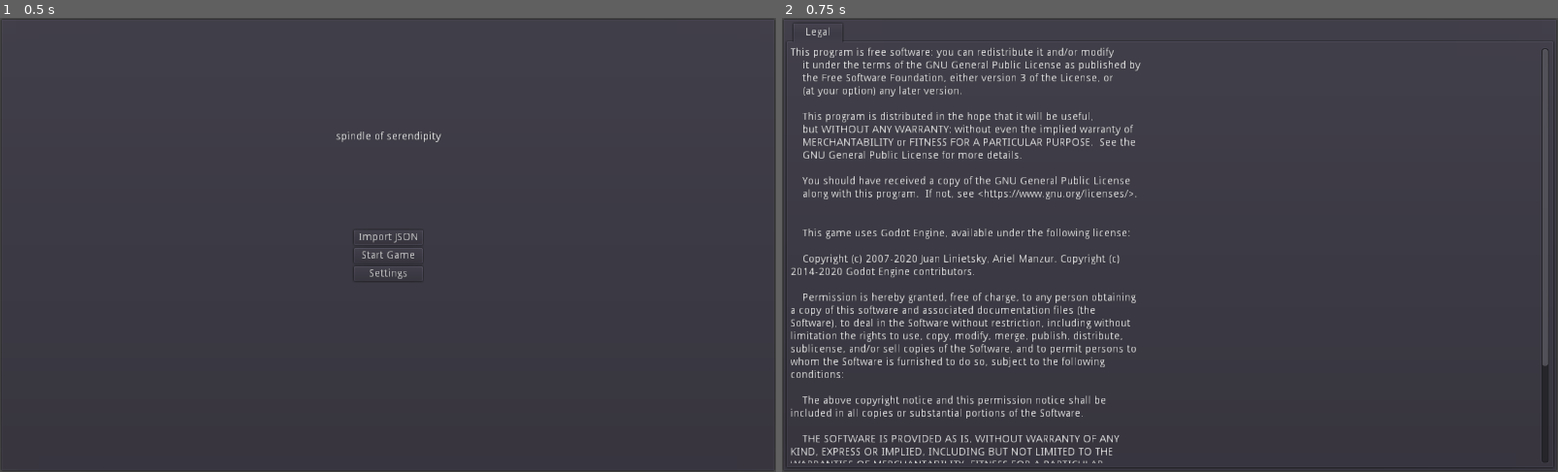
Above: before the commit, frames 1-2 (left to right).
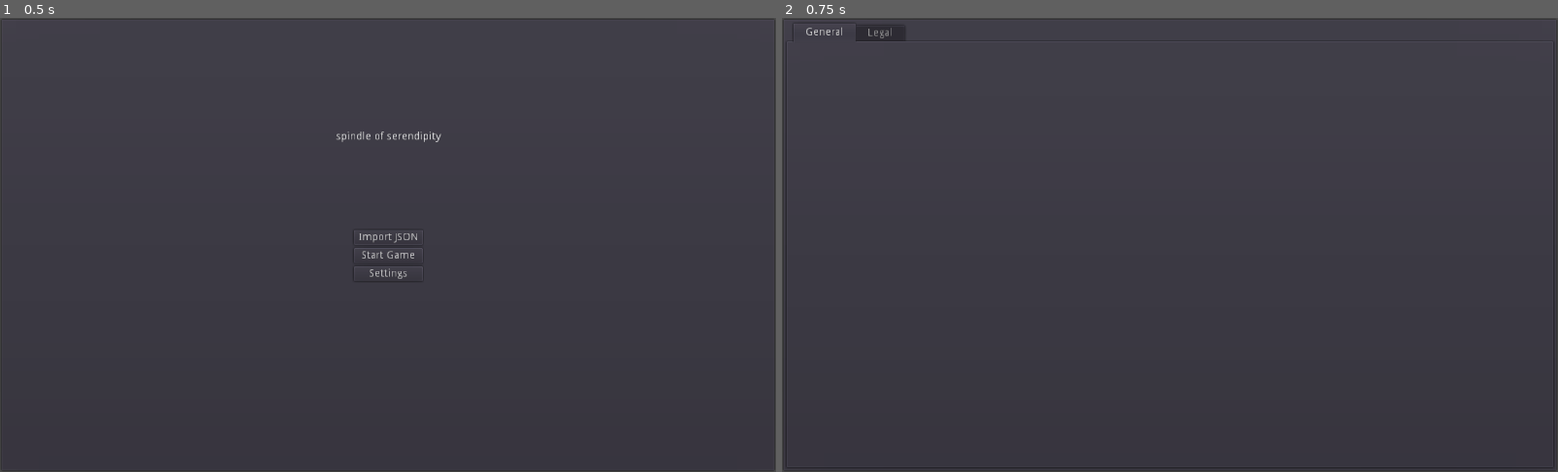
Above: after the commit, the same moments.

Repository: zacryol/spindle-of-serendipity
Game: Godot game, scene res://game/menus/MainMenu.tscn
Same seed, same stepped clock (60 frames per second), same inputs: the game is played once before the commit and once after it.
Inputs:
- Up to frame 1 (0.5 s): no input
- Up to frame 2 (0.75 s): click "Settings" at 0.5 s

Frame 1 is identical in both runs. In frame 2, 6.6% of the frame differs, in the area x 1-99%, y 1-99%.

Commit message:
Created base for settings menu

Diff:
--- a/game/menus/settings/Settings.tscn
+++ b/game/menus/settings/Settings.tscn
@@ -24,7 +24,23 @@
 margin_bottom = 593.0
 tab_align = 0
 
+[node name="General" type="Tabs" parent="PanelContainer/TabContainer"]
+anchor_right = 1.0
+anchor_bottom = 1.0
+margin_left = 4.0
+margin_top = 32.0
+margin_right = -4.0
+margin_bottom = -4.0
+
+[node name="ScrollContainer" type="ScrollContainer" parent="PanelContainer/TabContainer/General"]
+anchor_right = 1.0
+anchor_bottom = 1.0
+__meta__ = {
+"_edit_use_anchors_": false
+}
+
 [node name="Legal" type="Tabs" parent="PanelContainer/TabContainer"]
+visible = false
 anchor_right = 1.0
 anchor_bottom = 1.0
 margin_left = 4.0
--- a/system/singletons/GlobalVars.gd
+++ b/system/singletons/GlobalVars.gd
@@ -4,6 +4,24 @@
 const DEFAULT_SOURCE := "N/A"
 
 const ENTRIES_SAVE := "user://entries/"
+const SETTINGS_SAVE := "user://settings/general"
+
+# Settings constants and vars
+enum {
+	SOURCE_NEVER
+	SOURCE_SOLVE
+	SOURCE_ALWAYS
+}
+var show_source := SOURCE_SOLVE
+
+enum {
+	RAND_NON
+	RAND_CAT
+	RAND_SOU
+}
+var rand_mode := RAND_NON
+
+# End of Settings
 
 func _ready():
 	randomize()
